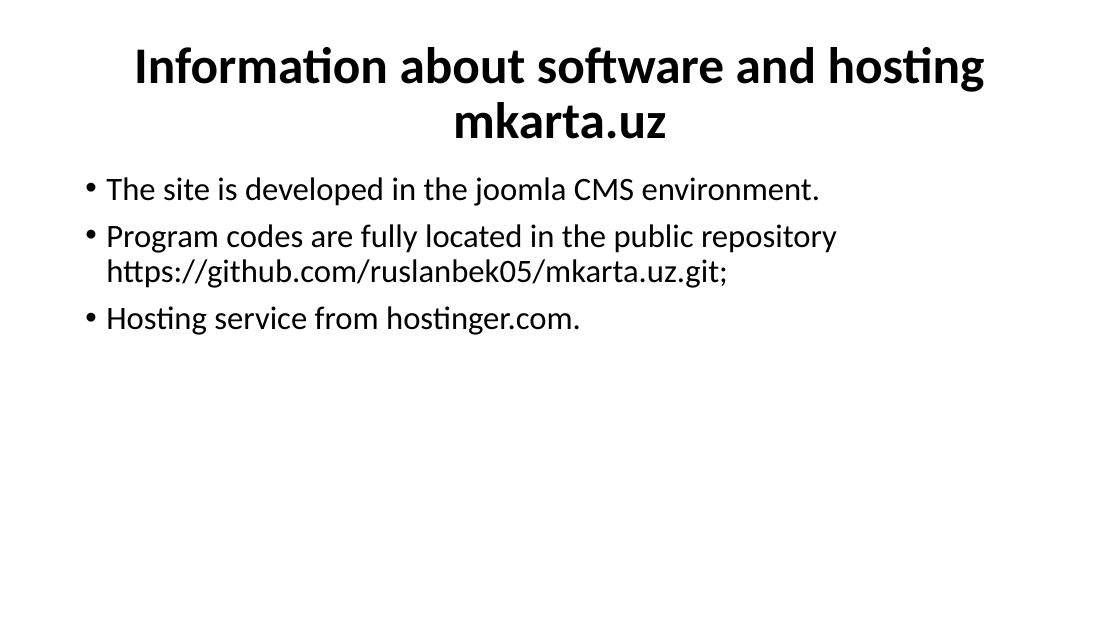
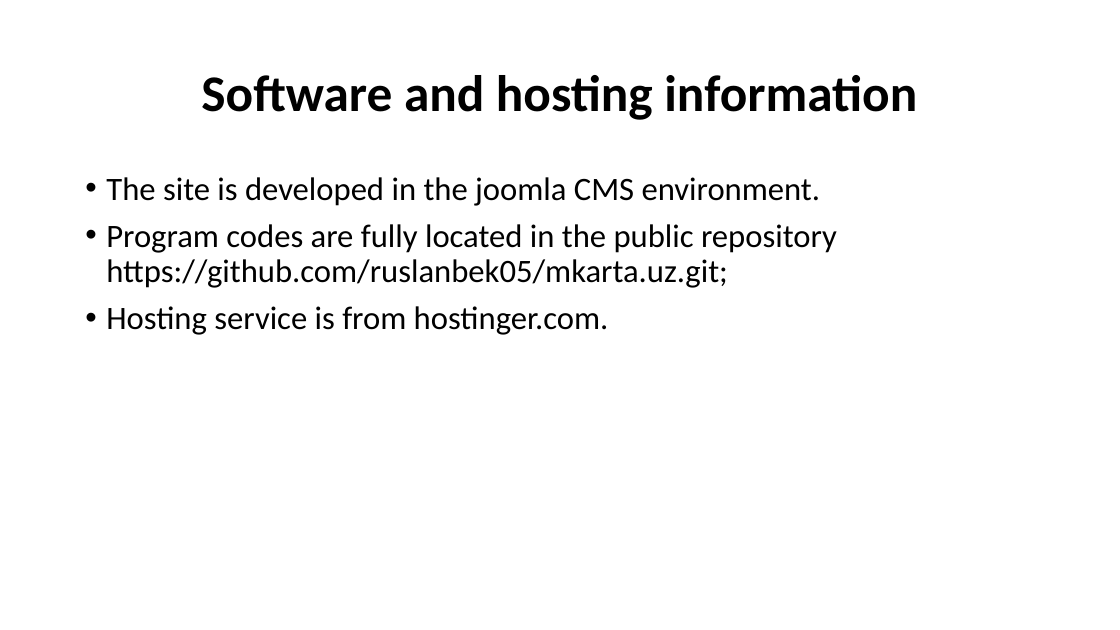
Before and after one commit to ruslanbek05/mkarta.uz, a slide deck: slide 3 of Presentation/mkarta.uz Technical requirement presentation - eng.pptx. Drawn at 1120x630 pixels with LibreOffice and Linux fonts; fonts in the diff are those of the drawing. Boxes give left, top, right and bottom in pixels: in the first picture for what was removed or moved away, otherwise in the second. Text is boxed around its words. In the diff, an @@ line names an element or a change of style, - is before the commit and + after.

```diff
--- a/Presentation/mkarta.uz Technical requirement presentation - eng.pptx
+++ b/Presentation/mkarta.uz Technical requirement presentation - eng.pptx
@@ title at bbox=[201, 75, 917, 120]: text changed @@
-Information about software and hosting mkarta.uz
+Software and hosting information
@@ text at bbox=[106, 306, 609, 335]: text changed @@
-• Hosting service from hostinger.com.
+• Hosting service is from hostinger.com.
```
Also in this commit, not shown: 2 other slides changed, 6 other files.
